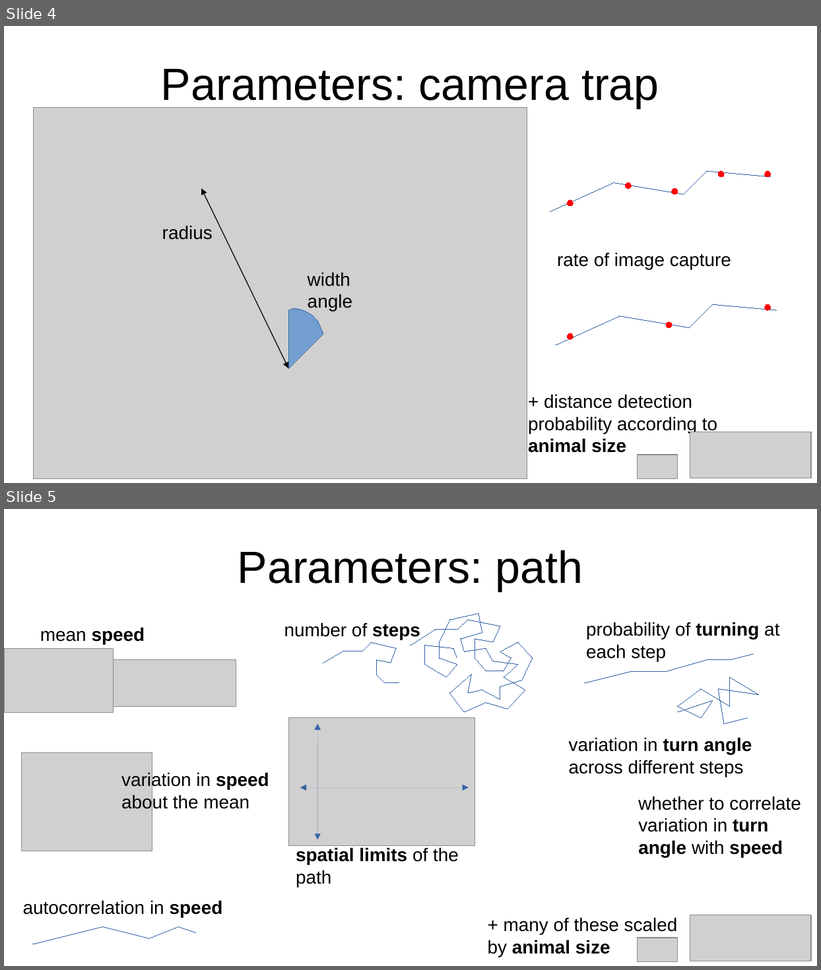
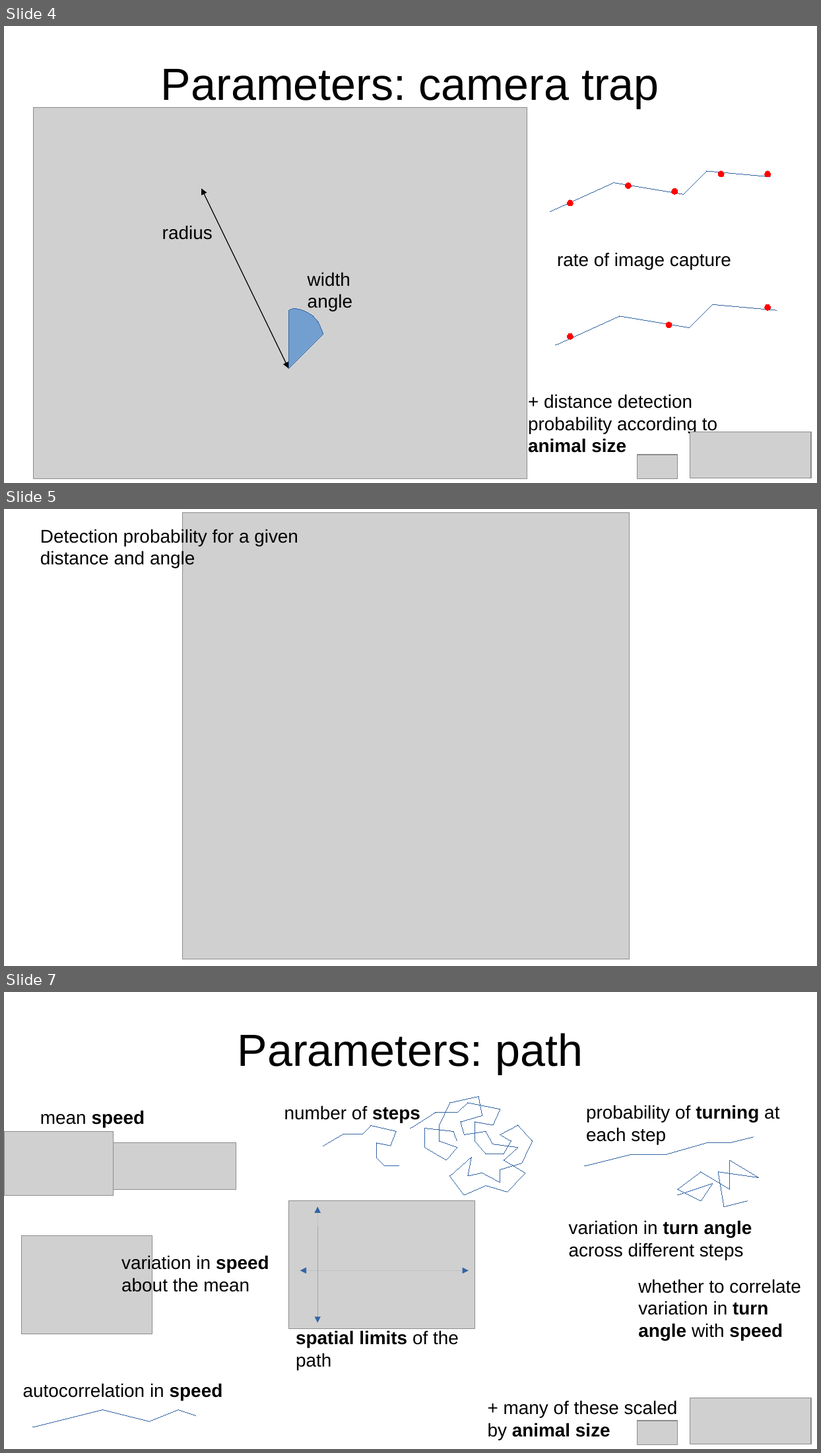
Before and after one commit to lizziebru/CamtrapSimulation, a slide deck: writeup/Camtrapsim_pres.odp. Shown one above the other, each under a label of ours: slides 4 and 5 before the commit, slides 4, 5 and 7 after it; the slides between them are not shown. The pictures are 821x970 and 821x1453 pixels, drawn with LibreOffice and Linux fonts; fonts in the diff are those of the drawing; grey boxes stand for pictures. Boxes give left, top, right and bottom in pixels: in the first picture for what was removed or moved away, otherwise in the second. Text is boxed around its words. In the diff, an @@ line names an element or a change of style, - is before the commit and + after.

```diff
--- a/writeup/Camtrapsim_pres.odp
+++ b/writeup/Camtrapsim_pres.odp
@@ slide 5 added at (x1=4, y1=509, x2=817, y2=966), background #FFFFFF @@
@@ text added at (x1=40, y1=528, x2=298, y2=568), 18 pt, text #000000 @@
+Detection probability for a given distance and angle
@@ picture added at (x1=183, y1=513, x2=630, y2=960) @@
@@ what was slide 5 is now slide 7 @@
```
Also in this commit, not shown: 2 slides changed, 1 other slide added, 1 slide removed, 6 other files.
